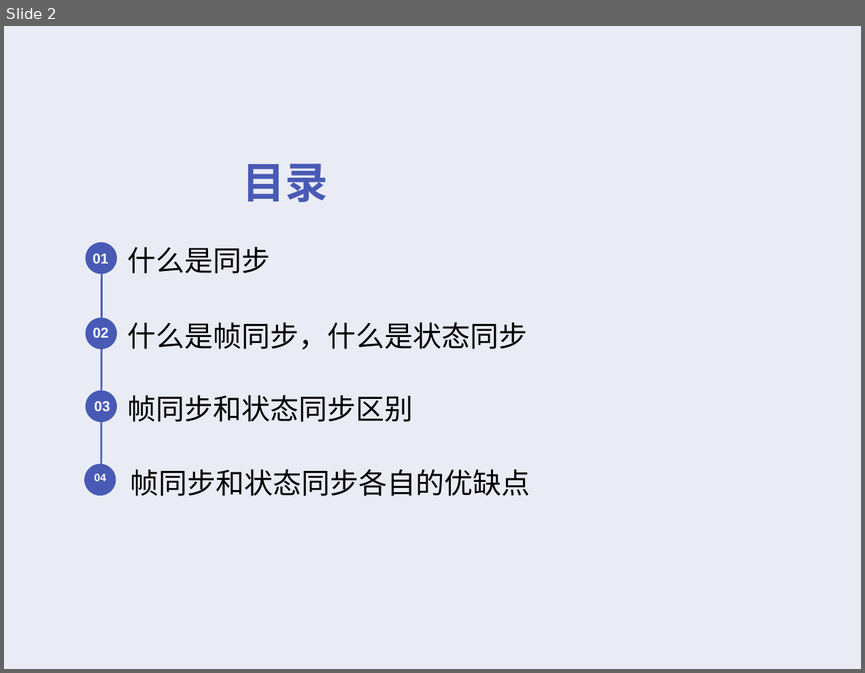
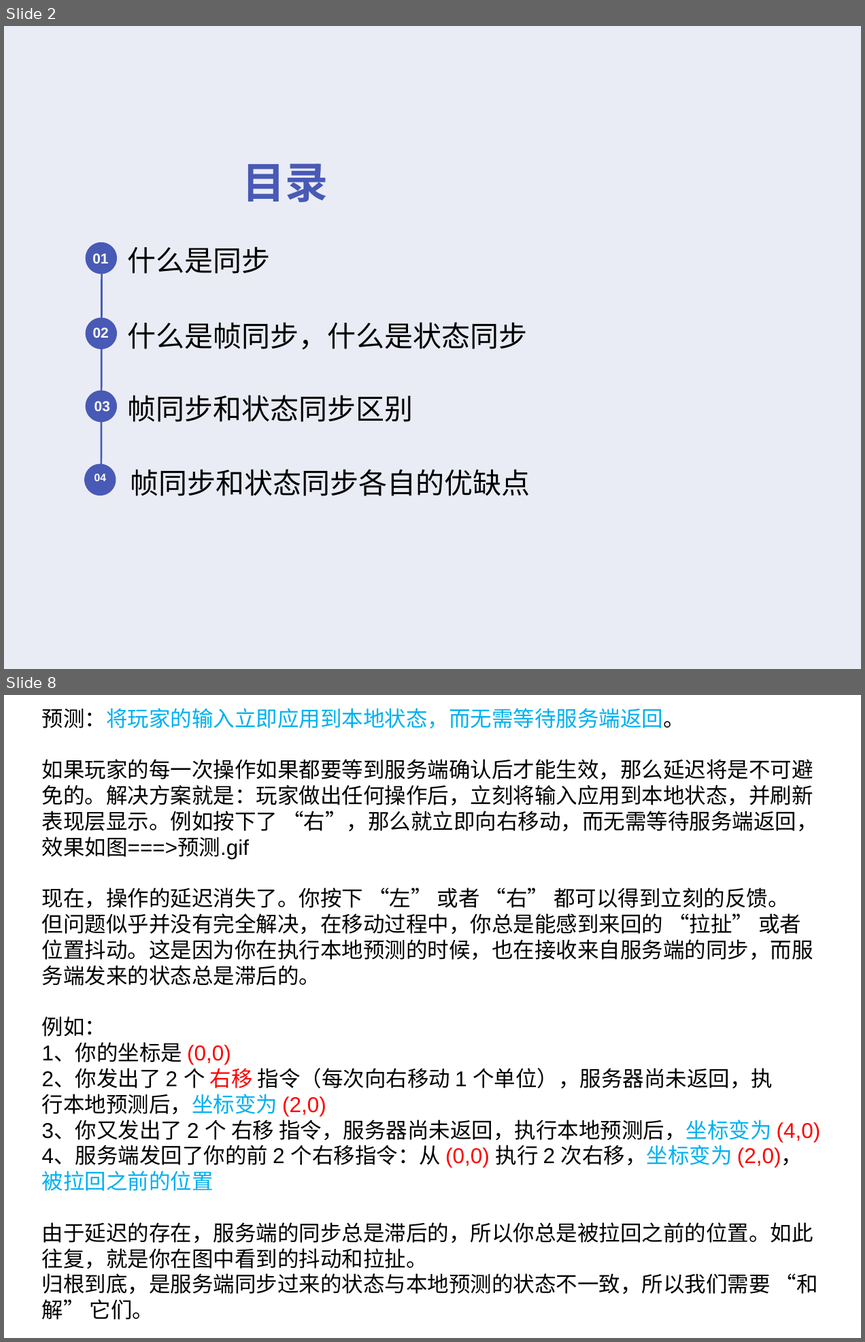
Before and after one commit to cyk88888888/LockStep-StateSynchronization, a slide deck: 浅析帧同步和状态同步.ppt. Shown one above the other, each under a label of ours: slide 2 before the commit, slides 2 and 8 after it; the slides between them are not shown. The pictures are 865x673 and 865x1342 pixels, drawn with LibreOffice and Linux fonts; fonts in the diff are those of the drawing; background and template pictures are left out. Boxes give left, top, right and bottom in pixels: in the first picture for what was removed or moved away, otherwise in the second. Text is boxed around its words. In the diff, an @@ line names an element or a change of style, - is before the commit and + after.

```diff
--- a/浅析帧同步和状态同步.ppt
+++ b/浅析帧同步和状态同步.ppt
@@ slide 8 added at (x1=4, y1=695, x2=861, y2=1338), background #FFFFFF @@
@@ title added at (x1=42, y1=708, x2=821, y2=1319), 18 pt, text #000000 @@
+预测：将玩家的输入立即应用到本地状态，而无需等待服务端返回。
+如果玩家的每一次操作如果都要等到服务端确认后才能生效，那么延迟将是不可避免的。解决方案就是：玩家做出任何操作后，立刻将输入应用到本地状态，并刷新表现层显示。例如按下了 “右”，那么就立即向右移动，而无需等待服务端返回，效果如图===>预测.gif
+现在，操作的延迟消失了。你按下 “左” 或者 “右” 都可以得到立刻的反馈。
+但问题似乎并没有完全解决，在移动过程中，你总是能感到来回的 “拉扯” 或者位置抖动。这是因为你在执行本地预测的时候，也在接收来自服务端的同步，而服务端发来的状态总是滞后的。
+例如：
+1、你的坐标是 (0,0)
+2、你发出了 2 个 右移 指令（每次向右移动 1 个单位），服务器尚未返回，执 行本地预测后，坐标变为 (2,0)
+3、你又发出了 2 个 右移 指令，服务器尚未返回，执行本地预测后，坐标变为 (4,0)
+4、服务端发回了你的前 2 个右移指令：从 (0,0) 执行 2 次右移，坐标变为 (2,0)，被拉回之前的位置
+由于延迟的存在，服务端的同步总是滞后的，所以你总是被拉回之前的位置。如此往复，就是你在图中看到的抖动和拉扯。
+归根到底，是服务端同步过来的状态与本地预测的状态不一致，所以我们需要 “和解” 它们。
```
Also in this commit, not shown: 4 slides changed, 10 other slides added, 8 slides removed, 8 other files.
